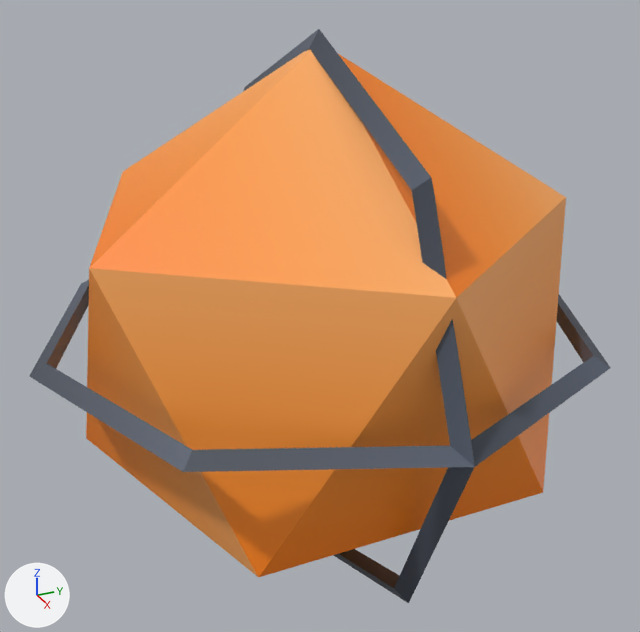
An edit to the FBX model art/export/dt_basketball.fbx, drawn before and after from the same camera.
Before and after are seen from a camera (50 mm lens) standing at (1.312, -0.589, 1.166) and looking at (-0.003, 0.003, 0.509). Every picture has the same lights, and +X, +Y and +Z are marked at lower left. The older version comes first. Vertices at exactly the same position are counted once.

Script lines for the objects in view, before the commit:
```python
me_dt_basketball = bpy.data.meshes.new('dt_basketball')
me_dt_basketball.from_pydata(...)  # 59 vertices, 68 faces; spans x -0.5..0.5, y -0.5..0.5, z 0.0..1.0
me_dt_basketball.materials.append(mat_palette)  # picture img_palette_png
ob_dt_basketball = bpy.data.objects.new('dt_basketball', me_dt_basketball)
ob_dt_basketball.location = (0.0, 0.0, 0.0)
```
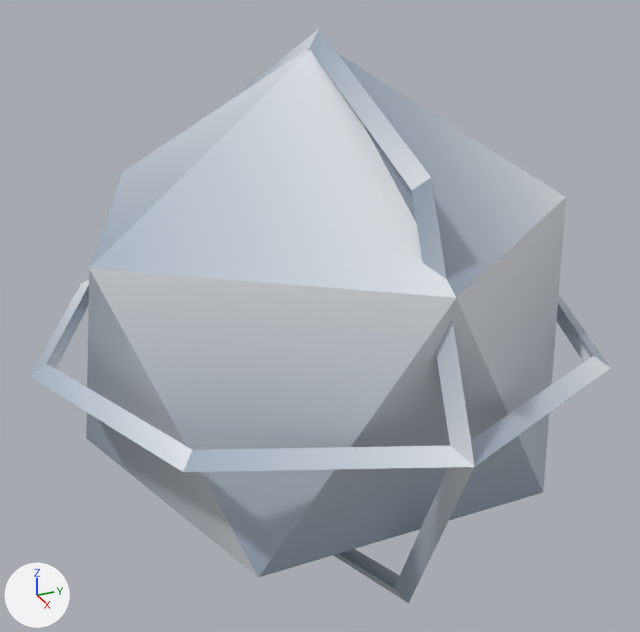
Location of each change, (x1, y1, x2, y2) in pixels of the pictures (640 x 632 px):
part 1 of me_dt_basketball, cut back: (47, 286, 593, 369) in both
part 2 of me_dt_basketball, surface changed (orange to grey): (30, 29, 611, 603) in both

Diff of the bpy script that builds the scene:
```diff
--- a/art/export/dt_basketball.fbx.py
+++ b/art/export/dt_basketball.fbx.py
@@ me_dt_basketball @@
 # used by ob_dt_basketball; location = (0.0, 0.0, 0.0)
-me_dt_basketball.from_pydata(...)  # 59 vertices, 68 faces; spans x -0.5..0.5, y -0.5..0.5, z 0.0..1.0
+me_dt_basketball.from_pydata(...)  # 79 vertices, 88 faces; spans x -0.5..0.5, y -0.5..0.5, z 0.0..1.0
+# me_dt_basketball part 1
+# 5 faces are deleted
+# 20 vertices are added at x -0.321..0.47, y -0.47..0.47, z 0.499..0.821
+# 25 new faces join them
+# me_dt_basketball part 2: 63 kept faces spanning x -0.5..0.5, y -0.5..0.5, z 0.0..1.0 get new texture (UV) coordinates
 me_dt_basketball.materials.append(mat_palette)
```
